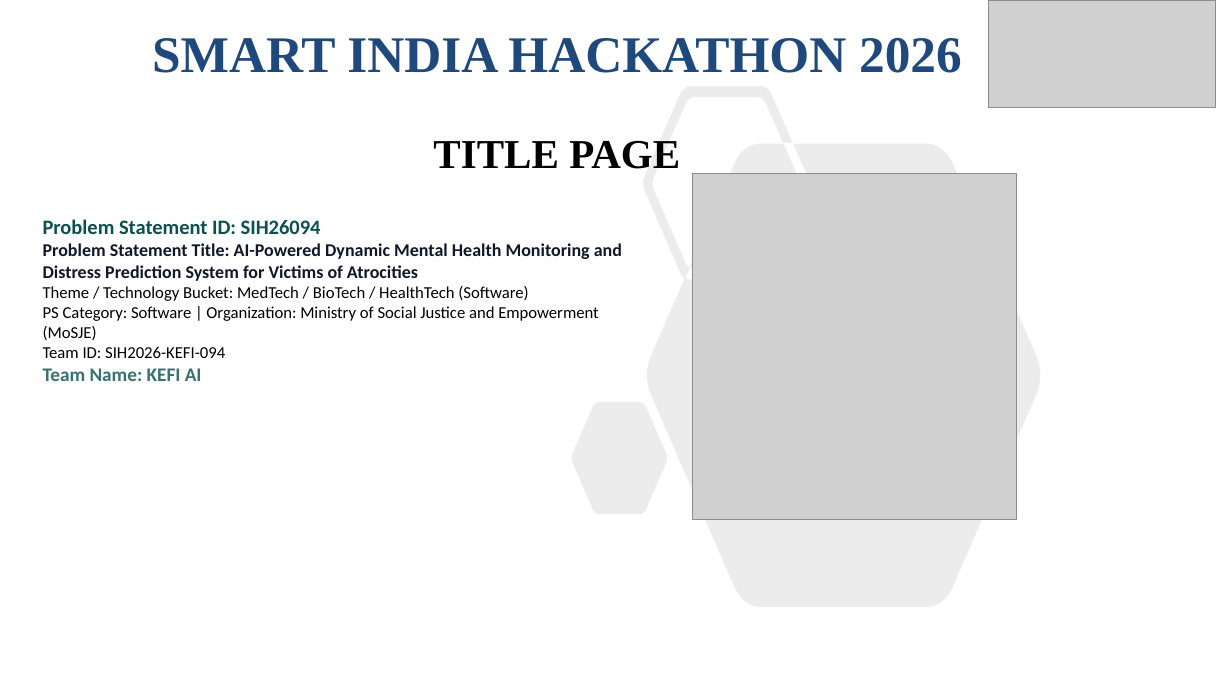
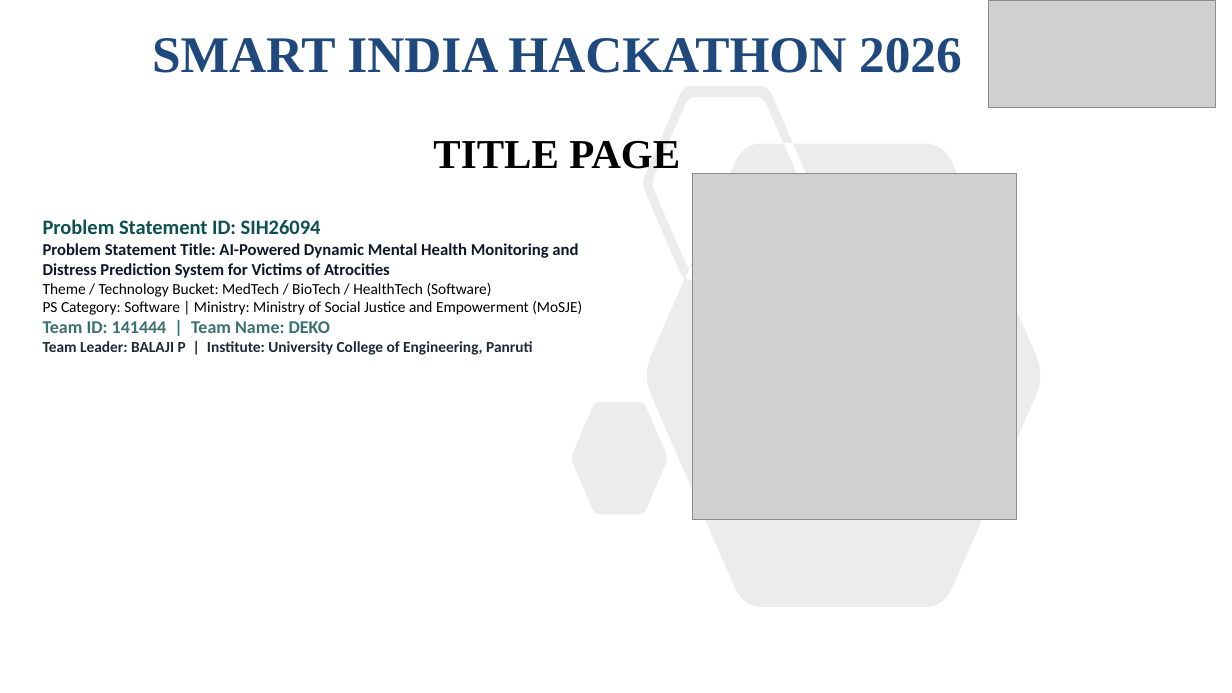
Before and after one commit to balajikrishnan031/SIH-KEFI, a slide deck: slide 1 of SIH26094_KEFI_AI_OFFICIAL_SUBMISSION.pptx. Drawn at 1232x693 pixels with LibreOffice and Linux fonts; fonts in the diff are those of the drawing; grey boxes stand for pictures. Boxes give left, top, right and bottom in pixels: in the first picture for what was removed or moved away, otherwise in the second. Text is boxed around its words. In the diff, an @@ line names an element or a change of style, - is before the commit and + after.

Commit message:
Update official Team DEKO details (Team ID: 141444, Leader: BALAJI P, UCE Panruti)

```diff
--- a/SIH26094_KEFI_AI_OFFICIAL_SUBMISSION.pptx
+++ b/SIH26094_KEFI_AI_OFFICIAL_SUBMISSION.pptx
@@ text at box(43, 243, 578, 297): size 14 to 13 pt in "Problem Statement Title: AI-Powered Dynamic Mental Health ..."; size 13 to 12 pt in "Theme / Technology Bucket: MedTech / BioTech ..." @@
@@ text at box(43, 301, 582, 355): text changed; size 13 to 12 pt; bold on @@
-PS Category: Software | Organization: Ministry of Social Justice and Empowerment (MoSJE)
-Team ID: SIH2026-KEFI-094
-Team Name: KEFI AI
+PS Category: Software | Ministry: Ministry of Social Justice and Empowerment (MoSJE)
+Team ID: 141444 | Team Name: DEKO
+Team Leader: BALAJI P | Institute: University College of Engineering, Panruti
```
Also in this commit, not shown: 5 other slides changed, 3 other files.
